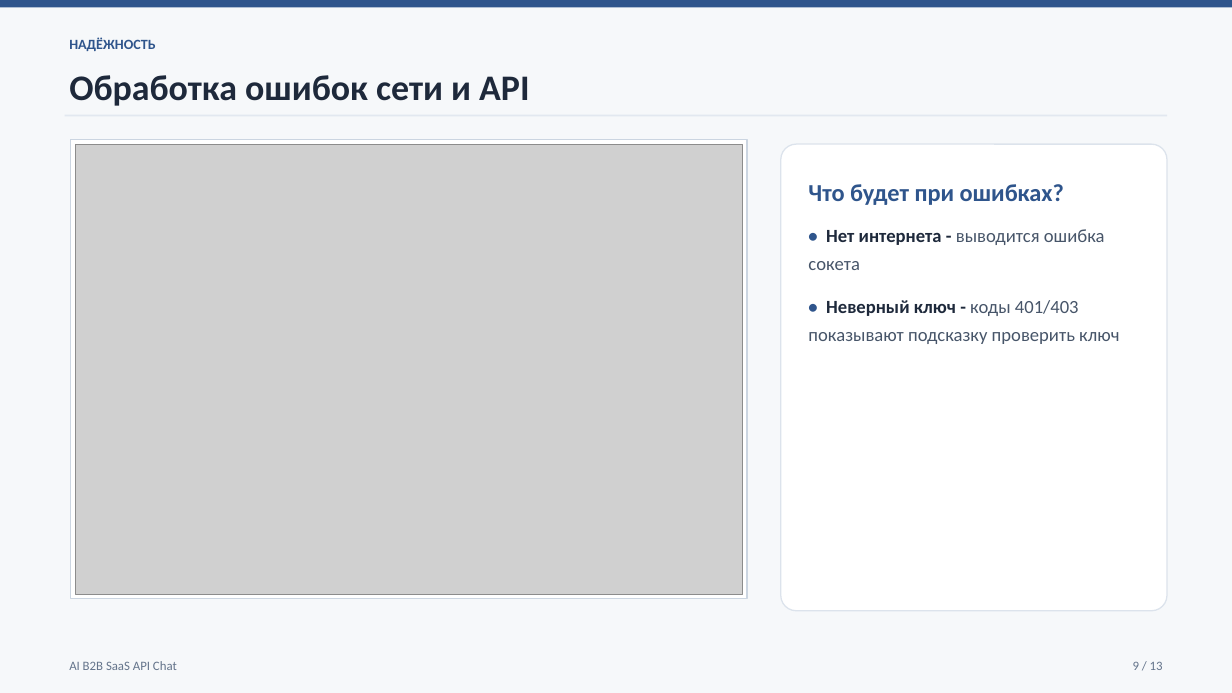
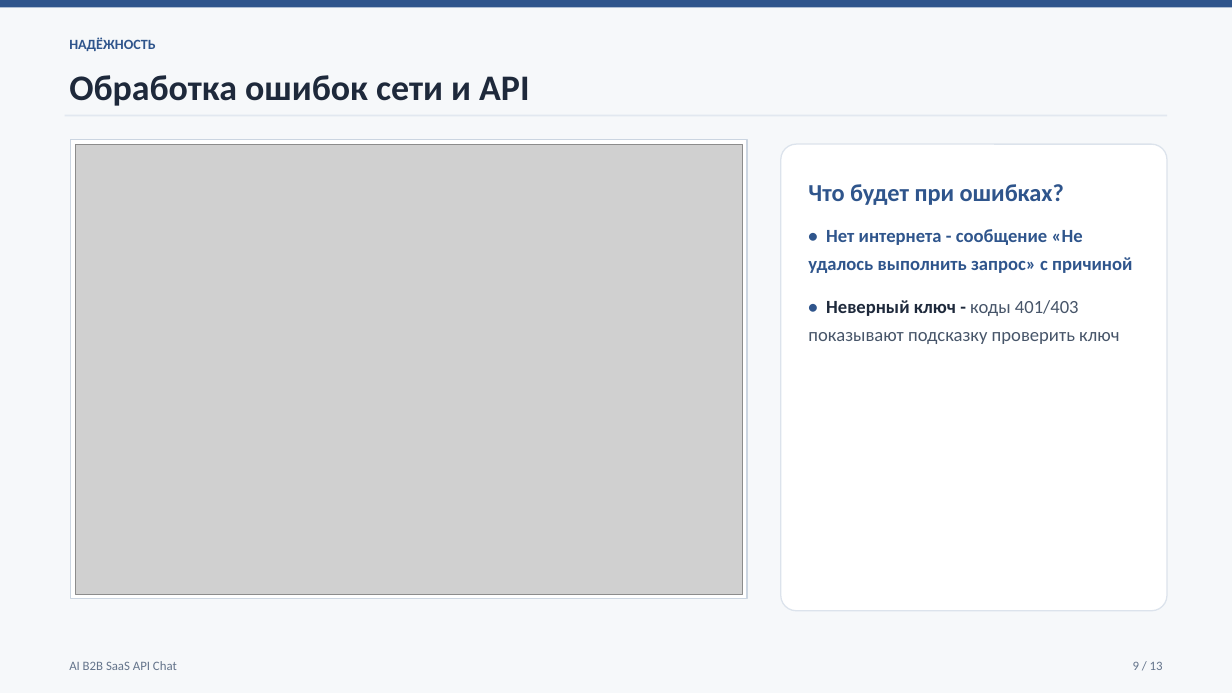
Before and after one commit to ionia11/ai-api-chat, a slide deck: slide 9 of Doc/AI B2B SaaS API Chat.pptx. Drawn at 1232x693 pixels with LibreOffice and Linux fonts; fonts in the diff are those of the drawing; grey boxes stand for pictures. Boxes give left, top, right and bottom in pixels: in the first picture for what was removed or moved away, otherwise in the second. Text is boxed around its words. In the diff, an @@ line names an element or a change of style, - is before the commit and + after.

```diff
--- a/Doc/AI B2B SaaS API Chat.pptx
+++ b/Doc/AI B2B SaaS API Chat.pptx
@@ text at <box>808,229,1132,273</box>: text changed; text colour #475569 to #2F558C; bold on @@
-• Нет интернета - выводится ошибка сокета
+• Нет интернета - сообщение «Не удалось выполнить запрос» с причиной
```
Also in this commit, not shown: 4 other slides changed.
